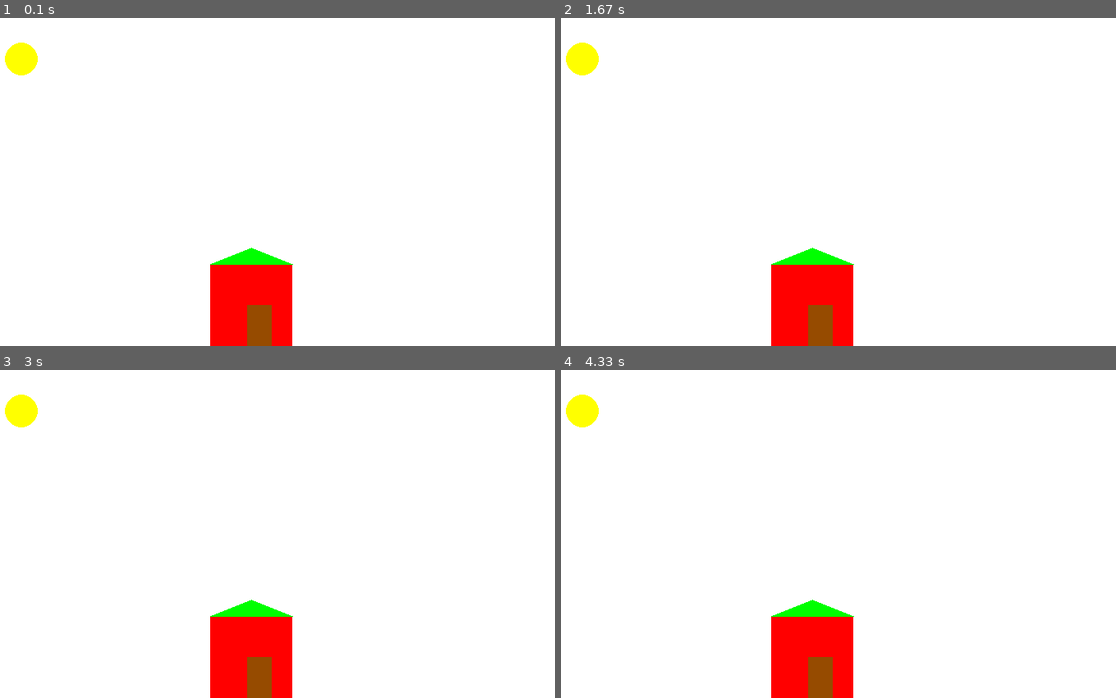
Above: before the commit, frames 1-4 (two rows, left to right).
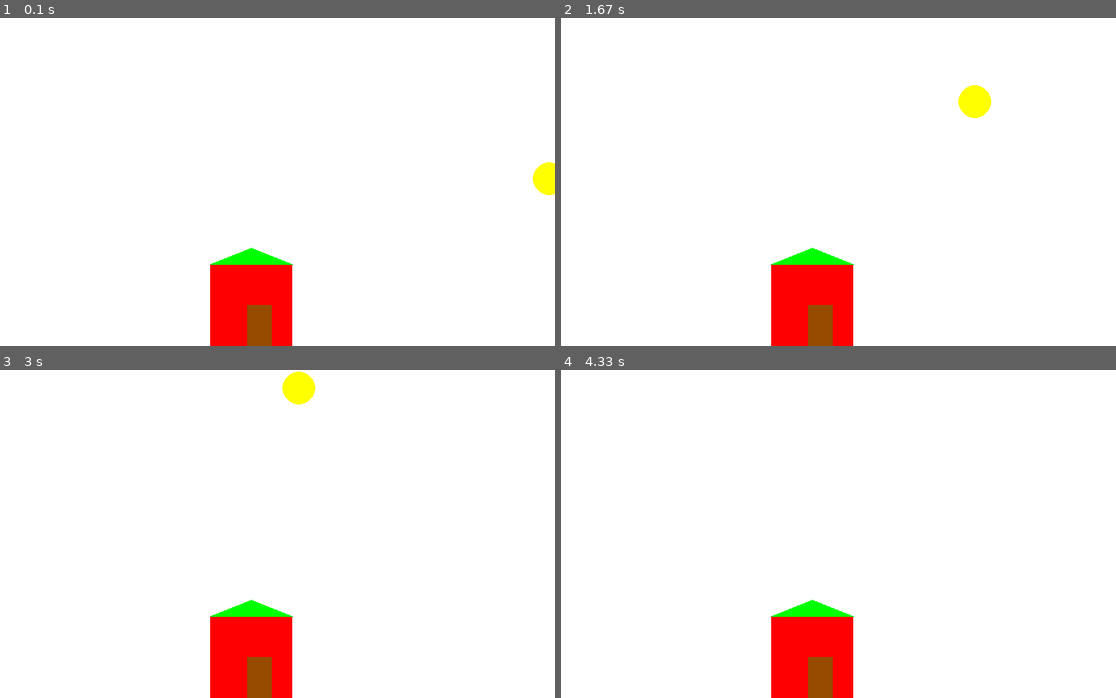
Above: after the commit, the same moments.

Repository: dc-turnbullo/turnbullo-python-classwork
Game: pygame game, started from pygame_practice/house.py
Two runs of this game, one before a commit and one after it. Both use one fixed random seed, a clock stepped at 60 frames per second and the inputs below.
Inputs:
- Up to frame 1 (0.1 s): no input
- Up to frame 2 (1.67 s): no input
- Up to frame 3 (3 s): no input
- Up to frame 4 (4.33 s): no input

The runs differ from the first frame. In frame 1, 0.8% of the frame differs, in the area x 0-100%, y 7-54%; in frame 2, 0.9%, in the area x 0-78%, y 7-31%; in frame 3, 0.9%; in frame 4, 0.5%.

Commit message:
some code

Diff:
--- a/pygame_practice/house.py
+++ b/pygame_practice/house.py
@@ -1,4 +1,5 @@
 import pygame
+import math
 pygame.init()
 
 size = (700, 400)
@@ -13,12 +14,14 @@
 yellow = (0xff,0xff,0x00)
 pi = 3.1415926587723971702840172371097798273080998652098189862395609812037916398172918389187472983742717982370917347981 …(365 unchanged characters)…
 pygame.display.set_caption("Is he short or is he not short")
-rtx = 55
-rty = 50
-brx = 20
-bry = 25
-movement= 10
-movementy = 10
+circx = 700
+circy = 200
+momenty = -1
+momentx = -1.75
+grav = 0.1
+yvelo = -1
+up = True
+diry = -1
 while not done:
     for event in pygame.event.get():
         if event.type == pygame.QUIT:
@@ -28,6 +31,20 @@
     pygame.draw.rect(screen, red, [280, 300, 100, 140], 0)
     pygame.draw.polygon(screen, green, ([280,300],[330,280] ,[380,300]))
     pygame.draw.rect(screen, brown, [325, 350, 30, 50], 0)
-    pygame.draw.circle(screen, yellow, (50, 50), 20, 0)
+    pygame.draw.circle(screen, yellow, (circx, circy), 20, 0)
+    #x default value  == 700
+    #y default value == 200
+    #x goes 1.75 more than y
+    circx += momentx
+    circy += momenty
+
+    if circy < 20:
+        diry = diry * -1
+
+    if circx < 0:
+        circx = 700
+        diry = diry * -1
+
+
 
     pygame.display.flip()
--- a/pygame_practice/pygameclasstest.py
+++ b/pygame_practice/moving_rectangle.py
@@ -14,7 +14,7 @@
 rty = 50
 brx = 20
 bry = 25
-movement= 10
+movement= 5
 movementy = 10
 while not done:
     for event in pygame.event.get():
@@ -26,21 +26,11 @@
     if event.type == pygame.MOUSEBUTTONDOWN:
         rtx +=movement
     if event.type == pygame.KEYDOWN:
-        rty +=movementy
-    if rtx >= 680 or rtx <= 0:
-        movement = movement * -1
-        brx += 5
-        bry += 5
-        if movement < 0:
-            movement -=1
-        else:
-            movement +=1
-    if rty <=0 or rty >= 390:
-        movementy *= -1
-        bry += 5
-        brx +=5
-        if movementy < 0:
-            movementy -=1
-        else:
-            movementy +=1
+        rtx +=movement
+    if rtx >= 680:
+        rtx = 0
+
+    rtx += movement
+    if rtx>= 680:
+        rtx = 0
     pygame.display.flip()
